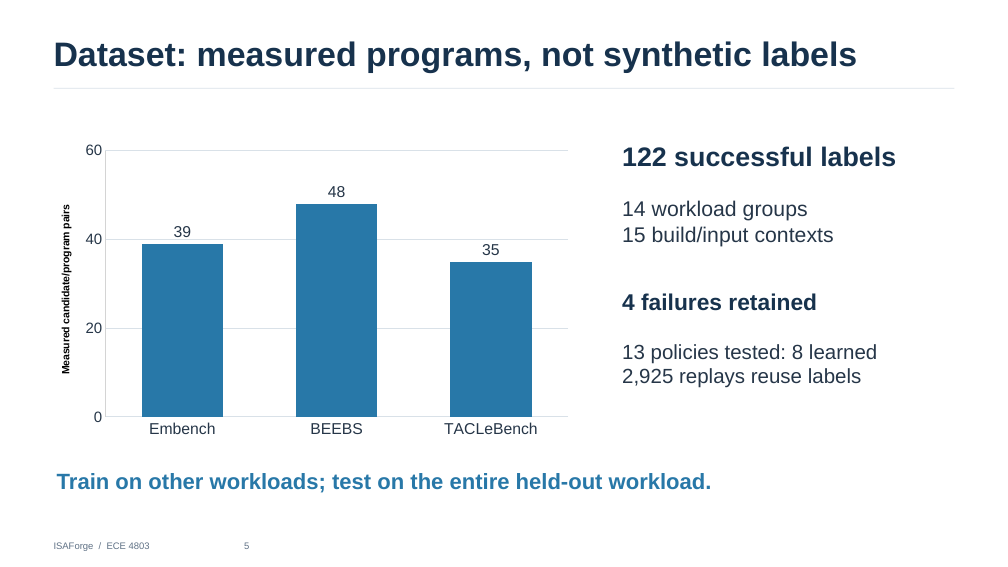
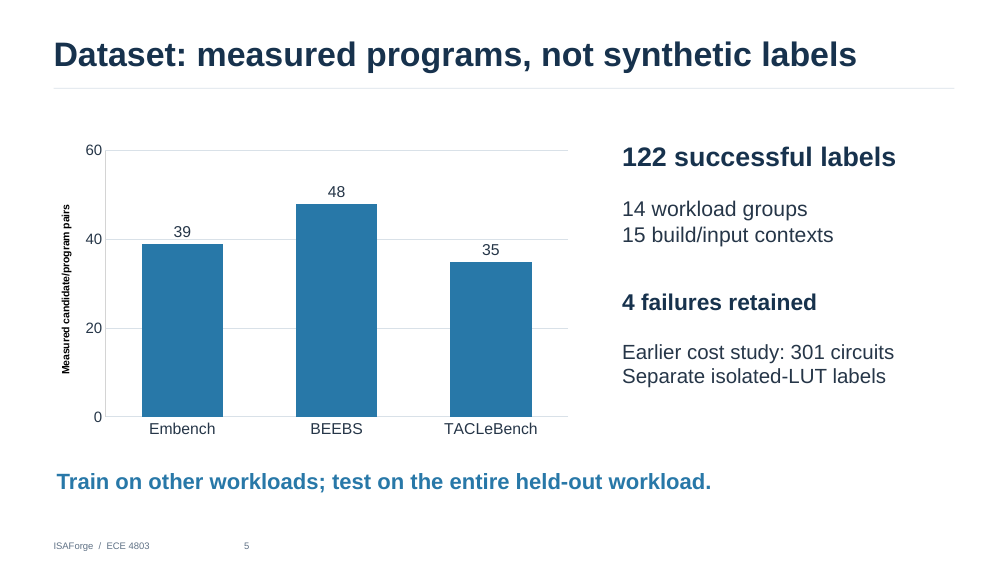
Before and after one commit to jas0nriverah/agentic-riscv-codesign, a slide deck: slide 5 of submissions/midterm-2026-10-28/isaforge-midterm-progress-slides-final.pptx. Drawn at 1008x567 pixels with LibreOffice and Linux fonts; fonts in the diff are those of the drawing. Boxes give left, top, right and bottom in pixels: in the first picture for what was removed or moved away, otherwise in the second. Text is boxed around its words. In the diff, an @@ line names an element or a change of style, - is before the commit and + after.

```diff
--- a/submissions/midterm-2026-10-28/isaforge-midterm-progress-slides-final.pptx
+++ b/submissions/midterm-2026-10-28/isaforge-midterm-progress-slides-final.pptx
@@ text at bbox=[622, 344, 895, 388]: text changed @@
-13 policies tested: 8 learned
-2,925 replays reuse labels
+Earlier cost study: 301 circuits
+Separate isolated-LUT labels
```
Also in this commit, not shown: 4 other slides changed, 5 other files.
